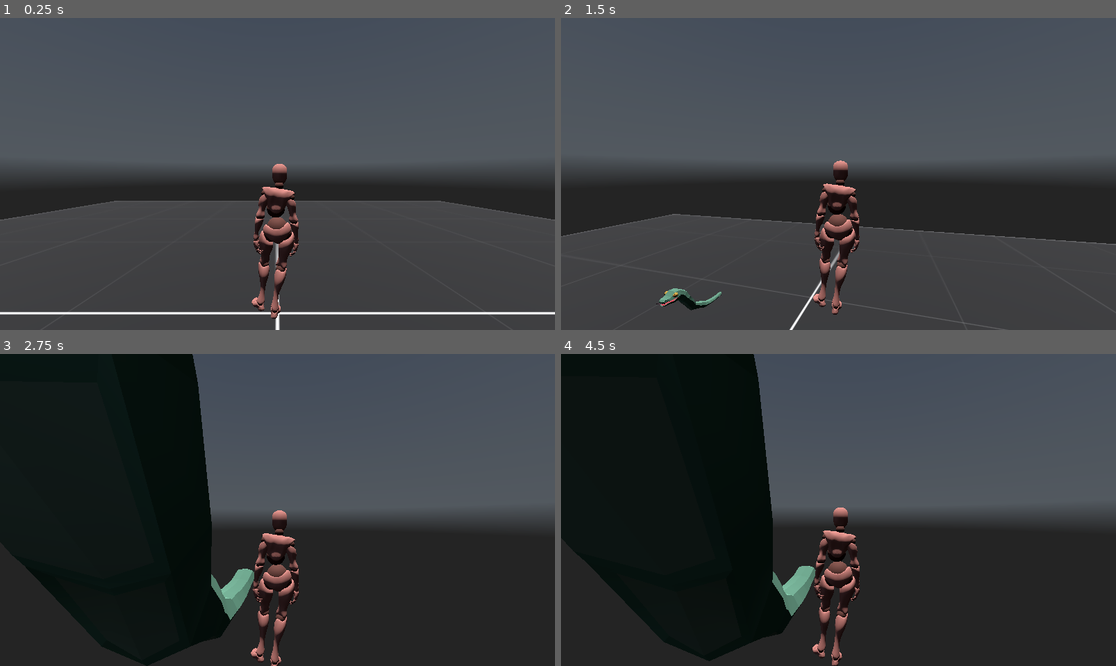
Above: before the commit, frames 1-4 (two rows, left to right).
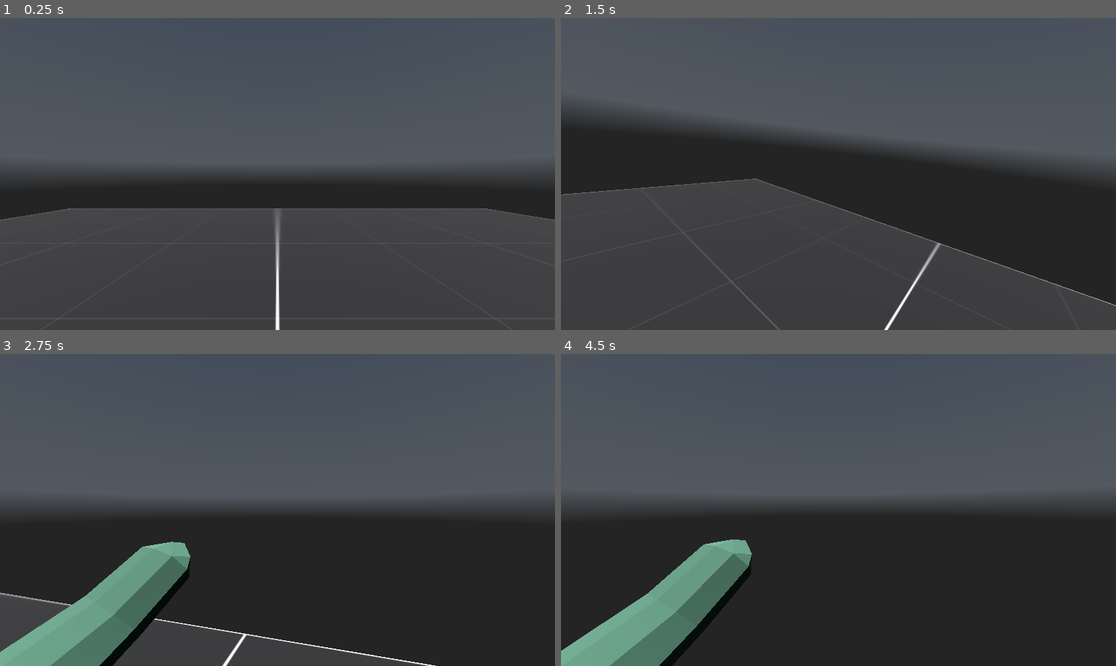
Above: after the commit, the same moments.

Repository: GoodGuyNoone/Oink-Jam-2
Game: Godot game, scene res://scenes/main.tscn
Two runs of this game, one before a commit and one after it. Both use one fixed random seed, a clock stepped at 60 frames per second and the inputs below. A sky picture missing from this copy of the repository is replaced by a grey-blue gradient.
Inputs (mouse positions are in pixels of both pictures, inside the frame that each line leads up to):
- Up to frame 1 (0.25 s): no input
- Up to frame 2 (1.5 s): tap Enter at 0.5 s; move the mouse to (866, 174) at 0.52 s; hold W (forward) from 0.53 s (still down); tap Space (jump) at 0.6, 0.77, 1.07 s; move the mouse to (810, 174) at 1.27 s; tap Shift (sprint) at 1.35 s
- Up to frame 3 (2.75 s): keep holding W (forward); tap Space (jump) at 1.52, 1.55, 1.82, 2.1 s; move the mouse to (288, 503) at 2.02 s
- Up to frame 4 (4.5 s): keep holding W (forward); move the mouse to (832, 516) at 2.77 s; tap Shift (sprint) at 2.85, 4.35 s; tap Space (jump) at 3.02, 3.05, 3.32, 3.5, 3.6, 3.77, 4.07 s; move the mouse to (877, 513) at 3.52 s; tap Enter at 4.25 s; move the mouse to (794, 506) at 4.27 s

The runs differ from the first frame. In frame 1, 4.3% of the frame differs, in the area x 0-100%, y 46-97%; in frame 2, 22%; in frame 3, 39%, in the area x 0-91%, y 0-100%; in frame 4, 35%.

Commit message:
added snake lookup and transition to a start camera position

Diff:
--- a/scenes/main.tscn
+++ b/scenes/main.tscn
@@ -3,7 +3,7 @@
 [ext_resource type="Texture2D" uid="uid://bd0av4cahevvj" path="res://assets/textures/texture_01.png" id="1_o5qli"]
 [ext_resource type="PackedScene" uid="uid://bumo5d8a0hhuq" path="res://scenes/player.tscn" id="2_0wfyh"]
 [ext_resource type="Texture2D" uid="uid://dcautrd3gvgt" path="res://assets/textures/qwantani_sunset_puresky_4k.hdr" id="2_sugp2"]
-[ext_resource type="Script" uid="uid://dokib87h0xirp" path="res://scripts/snake_trigger.gd" id="4_85g3d"]
+[ext_resource type="Script" uid="uid://dystw0u1ub4ph" path="res://scripts/snake_bite_conroller.gd" id="4_choun"]
 [ext_resource type="Script" uid="uid://de0wc7vfwkfjt" path="res://scripts/managers/poison_manager.gd" id="4_tipki"]
 [ext_resource type="Script" uid="uid://7c6aeatss7mu" path="res://scripts/snake_data.gd" id="5_85g3d"]
 [ext_resource type="Resource" uid="uid://bpe3iny61t06r" path="res://resources/cobra.tres" id="6_choun"]
@@ -50,7 +50,7 @@
 
 [node name="SnakeTrigger" type="Area3D" parent="." unique_id=181821574]
 transform = Transform3D(1, 0, 0, 0, 1, 0, 0, 0, 1, 0, 0, -4.016384)
-script = ExtResource("4_85g3d")
+script = ExtResource("4_choun")
 
 [node name="CollisionShape3D" type="CollisionShape3D" parent="SnakeTrigger" unique_id=1217238549]
 shape = SubResource("BoxShape3D_trceg")
--- a/scenes/player.tscn
+++ b/scenes/player.tscn
@@ -18,10 +18,10 @@
 transform = Transform3D(-1, 0, 8.742278e-08, 0, 1, 0, -8.742278e-08, 0, -1, 0, 0, 0)
 
 [node name="CameraMount" type="Node3D" parent="." unique_id=771436055]
-transform = Transform3D(1, 0, 0, 0, 1, 0, 0, 0, 1, 0, 1.6532872, 2.6435745)
+transform = Transform3D(1, 0, 0, 0, 1, 0, 0, 0, 1, 0, 1.6532872, 0.045948267)
 
 [node name="Camera3D" type="Camera3D" parent="CameraMount" unique_id=1599272165]
 transform = Transform3D(1, 0, 0, 0, 1, 0, 0, 0, 1, 0, 0, -0.22932586)
 
 [node name="SnakeBitePoint" type="Node3D" parent="." unique_id=1981808322]
-transform = Transform3D(1, 0, 0, 0, 1, 0, 0, 0, 1, -0.71593386, 0.41477698, 0)
+transform = Transform3D(1, 0, 0, 0, 0.9265483, -0.37617576, 0, 0.37617576, 0.9265483, -1.1647537, 0.64012116, 0)
--- a/scripts/player.gd
+++ b/scripts/player.gd
@@ -4,6 +4,7 @@
 
 
 var current_speed = 5.0
+var can_look = true
 
 const walking_speed = 5.0
 const sprinting_speed = 8.0
@@ -20,9 +21,10 @@
 
 func _input(event):
 	if event is InputEventMouseMotion:
-		rotate_y(deg_to_rad(-event.relative.x * mouse_sens))
-		camera_mount.rotate_x(deg_to_rad(-event.relative.y * mouse_sens))
-		camera_mount.rotation.x = clamp(camera_mount.rotation.x, deg_to_rad(-89), deg_to_rad(89))
+		if can_look:
+			rotate_y(deg_to_rad(-event.relative.x * mouse_sens))
+			camera_mount.rotate_x(deg_to_rad(-event.relative.y * mouse_sens))
+			camera_mount.rotation.x = clamp(camera_mount.rotation.x, deg_to_rad(-89), deg_to_rad(89))
 
 
 func _physics_process(delta: float) -> void:
@@ -36,14 +38,12 @@
 	if not is_on_floor():
 		velocity += get_gravity() * delta
 
-	# Handle jump.
 	if Input.is_action_just_pressed("jump") and is_on_floor():
 		velocity.y = jump_velocity
 
-	# Get the input direction and handle the movement/deceleration.
-	# As good practice, you should replace UI actions with custom gameplay actions.
+
 	var input_dir := Input.get_vector("left", "right", "forward", "back")
-	direction = lerp(direction, (transform.basis * Vector3(input_dir.x, 0, input_dir.y)).normalized(), lerp_speed*delta)
+	direction = lerp(direction, (transform.basis * Vector3(input_dir.x, 0, input_dir.y)).normalized(), lerp_speed * delta)
 	if direction:
 		velocity.x = direction.x * current_speed
 		velocity.z = direction.z * current_speed
--- a/scripts/snake.gd
+++ b/scripts/snake.gd
@@ -23,8 +23,8 @@
 
 
 func attach_to_player():
+	print("Snake attached to a player")
 	attached = true
-
 	var attach_point = target.get_node("SnakeBitePoint")
 
 	get_parent().remove_child(self)
--- /dev/null
+++ b/scripts/snake_bite_conroller.gd
@@ -0,0 +1,105 @@
+extends Area3D
+
+@onready var poison_manager: Node = $"../Managers/PoisonManager"
+@onready var snake_spawn: Node3D = $"../SnakeSpawn"
+@onready var camera: Camera3D = $"../Player/CameraMount/Camera3D"
+
+
+var original_camera_position: Transform3D
+var triggered := false
+# var player = null
+
+
+func _on_body_entered(body):
+	if triggered:
+		return
+
+	if body.name == "Player":
+		triggered = true
+		poison_manager.apply_random_poison()
+		spawn_snake(body)
+		play_effects()
+		move_camera_on_snake(body)
+
+
+func spawn_snake(player):
+	var snake = preload("res://scenes/snake.tscn").instantiate()
+	get_tree().current_scene.add_child(snake)
+
+	snake.global_transform.origin = snake_spawn.global_transform.origin
+	snake.target = player
+
+
+func move_camera_on_snake(player):
+	print("Camera started moving")
+	var attach_point = player.get_node("SnakeBitePoint")
+	var start_basis = camera.global_transform.basis
+	original_camera_position = camera.global_transform
+
+	player.set_physics_process(false)
+	player.set_process(false)
+	player.can_look = false
+
+	var target_transform = camera.global_transform.looking_at(
+		attach_point.global_transform.origin,
+		Vector3.UP
+	)
+
+	var end_basis = target_transform.basis
+
+	var tween = create_tween()
+	tween.tween_method(
+		func(weight):
+			camera.global_transform.basis = start_basis.slerp(end_basis, weight),
+		0.0, 1.0, 0.5)
+
+	await tween.finished
+
+	# wait for snake animation a run away
+
+	player.set_physics_process(true)
+	player.set_process(true)
+
+	restore_camera()
+
+	player.can_look = true
+
+
+func restore_camera():
+	var start_basis = camera.global_transform.basis
+	var end_basis = original_camera_position.basis
+
+	var tween = create_tween()
+	tween.tween_method(
+		func(weight):
+			camera.global_transform.basis = start_basis.slerp(end_basis, weight),
+		0.0, 1.0, 0.5)
+
+	await tween.finished
+
+
+func play_effects():
+	# ui effects for bite
+	# bite sound
+
+	return get_tree().create_timer(0.5).timeout
+
+# # 3. Wait while snake is attached
+# func wait_phase():
+# 	return get_tree().create_timer(2.0).timeout
+
+# # 4. Wiggle + detach
+# func detach_snake():
+# 	await snake.play_wiggle_animation()
+
+# 	snake.detach()
+# 	snake.run_away() # your logic
+
+# 	return get_tree().create_timer(0.5).timeout
+
+# # 5. Restore player + camera
+# func restore_player():
+# 	player.set_physics_process(true)
+
+# 	camera.move_to(original_camera_target)
+# 	ui.hide_snake_bite_warning()
--- a/scripts/snake_trigger.gd
+++ /dev/null
@@ -1,25 +0,0 @@
-extends Area3D
-
-@onready var poison_manager: Node = $"../Managers/PoisonManager"
-@onready var snake_spawn: Node3D = $"../SnakeSpawn"
-
-var triggered := false
-
-
-func _on_body_entered(body):
-	if triggered:
-		return
-
-	if body.name == "Player":
-		triggered = true
-		poison_manager.apply_random_poison()
-		spawn_snake(body)
-		print("Snake bit triggered")
-
-
-func spawn_snake(player):
-	var snake = preload("res://scenes/snake.tscn").instantiate()
-	get_tree().current_scene.add_child(snake)
-
-	snake.global_transform.origin = snake_spawn.global_transform.origin
-	snake.target = player
Not shown, added: scripts/snake_bite_conroller.gd.uid
Not shown, removed: scripts/snake_trigger.gd.uid
